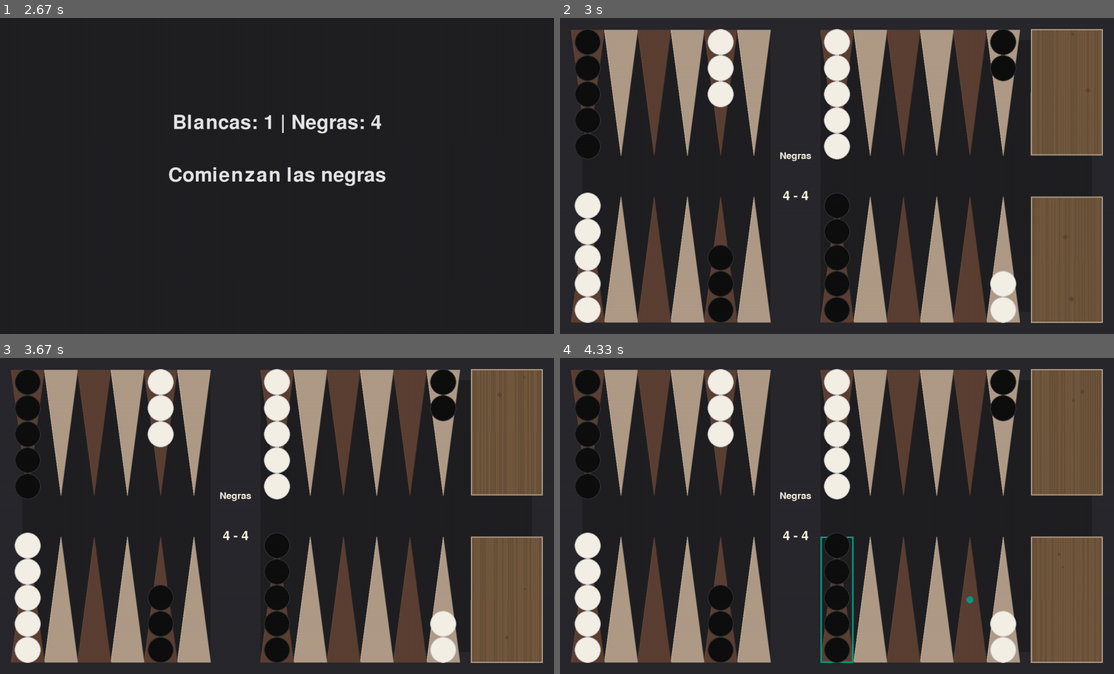
Above: before the commit, frames 1-4 (two rows, left to right).
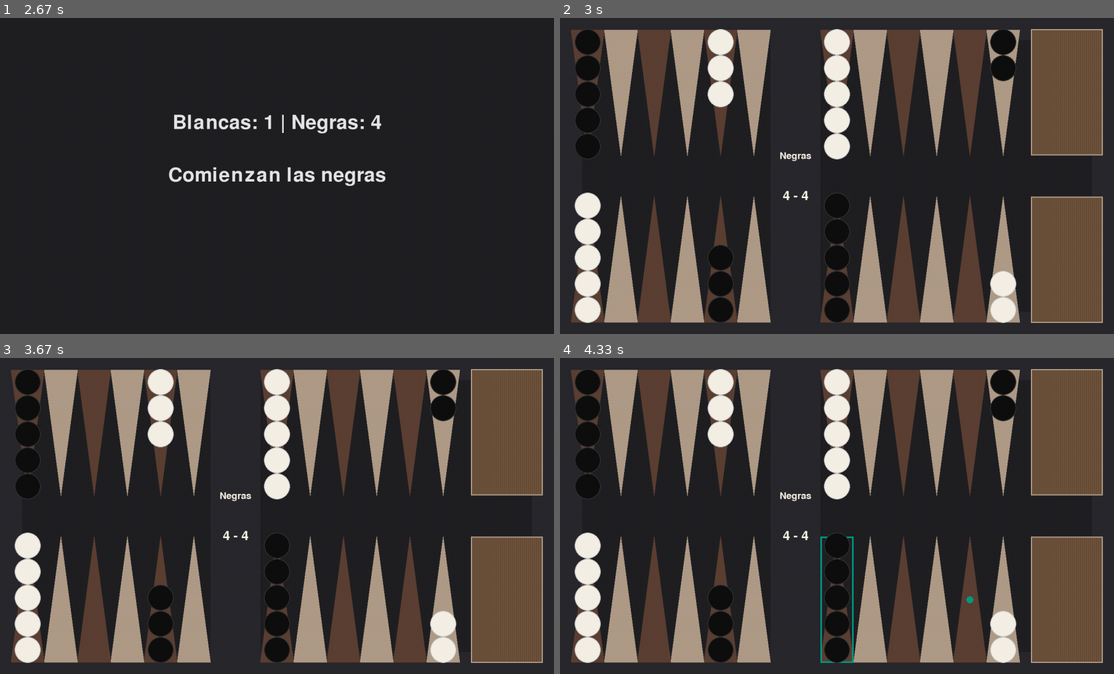
Above: after the commit, the same moments.

Repository: BarbozaFederico/rback
Game: pygame game, started from backgammon/pygame_ui/ui.py
Same seed, same stepped clock (60 frames per second), same inputs: the game is played once before the commit and once after it.
Inputs (mouse positions are in pixels of both pictures, inside the frame that each line leads up to):
- Up to frame 1 (2.67 s): click (277, 176) at 0.38 s
- Up to frame 2 (3 s): no input
- Up to frame 3 (3.67 s): click (421, 566) at 3.22 s
- Up to frame 4 (4.33 s): click (837, 598) at 4.05 s

Frame 1 is identical in both runs. In frame 2, 0.3% of the frame differs, in the area x 8-90%, y 3-97%; in frame 3, 0.3%, in the area x 8-97%, y 3-97%; in frame 4, 0.3%.

Commit message:
rollback

Diff:
--- a/backgammon/pygame_ui/ui.py
+++ b/backgammon/pygame_ui/ui.py
@@ -187,27 +187,6 @@
                 point_x_top, self.board_edge, self.point_width, self.point_height
             )
 
-    def _draw_3d_checker(self, surface, color, center, radius):
-        """Dibuja una ficha con efecto 3D, incluyendo sombra y brillo."""
-        shadow_color = (0, 0, 0, 100)
-        highlight_color = (255, 255, 255, 50)
-        darker_color = (int(color[0] * 0.8), int(color[1] * 0.8), int(color[2] * 0.8))
-
-        # Sombra arrojada
-        shadow_offset = int(radius * 0.1)
-        pygame.draw.circle(surface, shadow_color, (center[0] + shadow_offset, center[1] + shadow_offset), radius)
-
-        # Cuerpo principal de la ficha
-        pygame.draw.circle(surface, darker_color, center, radius)
-
-        # Borde interior para dar profundidad
-        pygame.draw.circle(surface, color, center, int(radius * 0.9))
-
-        # Brillo sutil
-        highlight_surface = pygame.Surface((radius * 2, radius * 2), pygame.SRCALPHA)
-        pygame.draw.circle(highlight_surface, highlight_color, (radius, radius), radius, int(radius * 0.2))
-        surface.blit(highlight_surface, (center[0] - radius, center[1] - radius))
-
     def _draw_checkers(self):
         """Draws the checkers on the board based on the game state."""
         checker_colors = {"blancas": COLOR_PIEZA_BLANCA, "negras": COLOR_PIEZA_NEGRA}
@@ -392,84 +371,74 @@
         """
         Draws the static elements of the backgammon board using pre-calculated rects.
         """
-        # --- 1. Draw Textured Background ---
+        # Dibuja el fondo de la mesa y el marco del tablero
         self.screen.fill(COLOR_FONDO_MESA)
-
-        # Create a surface for the wood grain texture for the main playing area
-        wood_texture = pygame.Surface((WIDTH, HEIGHT), pygame.SRCALPHA)
-        grain_color = (*COLOR_FONDO_TABLERO, 15) # Use a very subtle, semi-transparent dark grain
-
-        # Draw long, wavy vertical grains to simulate wood
-        for i in range(WIDTH // 15): # Fewer lines for a more subtle effect
-            if random.randint(0, 1) == 0: continue
-
-            x_start = random.randint(0, WIDTH)
-            y_current = 0
-            x_current = x_start
-
-            while y_current < HEIGHT:
-                x_wobble = random.randint(-1, 1) * 2
-                y_step = random.randint(20, 40)
-                x_next, y_next = x_current + x_wobble, y_current + y_step
-                pygame.draw.line(wood_texture, grain_color, (x_current, y_current), (x_next, y_next), 2)
-                x_current, y_current = x_next, y_next
-
-        self.screen.blit(wood_texture, (0, 0))
-
-        # --- 2. Draw Board Frame and Bar ---
         pygame.draw.rect(
             self.screen, COLOR_FONDO_TABLERO, (0, 0, WIDTH, HEIGHT), self.board_edge * 2
         )
+
+        # Dibuja la barra central
         bar_x = self.board_edge + 6 * self.point_width
         pygame.draw.rect(
             self.screen, COLOR_FONDO_TABLERO, (bar_x, 0, self.bar_width, HEIGHT)
         )
 
-        # --- 3. Draw Textured Bear-Off Areas ---
+        # Dibuja las áreas de bear-off
         for color, rect in self.bear_off_rects.items():
             pygame.draw.rect(self.screen, COLOR_BEAR_OFF_BAR, rect)
-
-            # Enhanced wood texture for bear-off area
-            darker_wood = (int(COLOR_BEAR_OFF_BAR[0] * 0.85), int(COLOR_BEAR_OFF_BAR[1] * 0.85), int(COLOR_BEAR_OFF_BAR[2] * 0.85))
-            lighter_wood = (min(255, int(COLOR_BEAR_OFF_BAR[0] * 1.15)), min(255, int(COLOR_BEAR_OFF_BAR[1] * 1.15)), min(255, int(COLOR_BEAR_OFF_BAR[2] * 1.15)))
-
-            for i in range(0, rect.width, random.randint(4, 8)):
-                line_color = random.choice([darker_wood, lighter_wood])
-                start_x, end_x = rect.left + i, rect.left + i + random.randint(-1, 1)
-                pygame.draw.line(self.screen, line_color, (start_x, rect.top), (end_x, rect.bottom), 1)
-
-            for _ in range(2): # Add a couple of "knots"
-                 knot_x, knot_y = rect.left + random.randint(10, rect.width - 10), rect.top + random.randint(10, rect.height - 10)
-                 knot_radius = random.randint(3, 6)
-                 pygame.draw.circle(self.screen, darker_wood, (knot_x, knot_y), knot_radius)
-
+            # Simular textura de madera o fieltro con líneas
+            for i in range(0, rect.width, 5):
+                line_color = (
+                    *COLOR_TRIANGULO_OSCURO,
+                    50,
+                )  # Añadir canal alfa para transparencia
+                start_pos = (rect.left + i, rect.top)
+                end_pos = (rect.left + i, rect.bottom)
+                pygame.draw.line(self.screen, line_color, start_pos, end_pos, 1)
             pygame.draw.rect(
                 self.screen, COLOR_TRIANGULO_CLARO, rect, 3
-            )  # Frame for bear-off
-
-        # --- 4. Draw 3D Triangles ---
+            )  # Borde más grueso y claro
+
+        # Colores de los triángulos
         color1 = COLOR_TRIANGULO_CLARO
         color2 = COLOR_TRIANGULO_OSCURO
 
+        # Dibuja los triángulos
         for i, rect in enumerate(self.point_rects):
-            if rect is None: continue
-
-            if i >= 12: vis_i = i - 12
-            else: vis_i = 11 - i
-            point_color = color1 if vis_i % 2 != 0 else color2
-
-            darker_color = (int(point_color[0] * 0.8), int(point_color[1] * 0.8), int(point_color[2] * 0.8))
-            lighter_color = (min(255, int(point_color[0] * 1.2)), min(255, int(point_color[1] * 1.2)), min(255, int(point_color[2] * 1.2)))
-
+            if rect is None:
+                continue
+
+            # Determine color based on visual column
+            if i >= 12:
+                vis_i = i - 12
+            else:
+                vis_i = 11 - i
+            point_color = (
+                color1 if vis_i % 2 != 0 else color2
+            )  # Flipped this to match original look
+
+            # Draw triangle
             triangle_margin = 2
-            if i >= 12:  # Top row
-                points = [(rect.left, rect.top + triangle_margin), (rect.right, rect.top + triangle_margin), rect.midbottom]
-            else:  # Bottom row
-                points = [(rect.left, rect.bottom - triangle_margin), (rect.right, rect.bottom - triangle_margin), rect.midtop]
-
-            pygame.draw.polygon(self.screen, point_color, points)
-            pygame.draw.aaline(self.screen, lighter_color, points[0], points[2])
-            pygame.draw.aaline(self.screen, darker_color, points[1], points[2])
+            if i >= 12:  # Top row points down
+                pygame.draw.polygon(
+                    self.screen,
+                    point_color,
+                    [
+                        (rect.left, rect.top + triangle_margin),
+                        (rect.right, rect.top + triangle_margin),
+                        rect.midbottom,
+                    ],
+                )
+            else:  # Bottom row points up
+                pygame.draw.polygon(
+                    self.screen,
+                    point_color,
+                    [
+                        (rect.left, rect.bottom - triangle_margin),
+                        (rect.right, rect.bottom - triangle_margin),
+                        rect.midtop,
+                    ],
+                )
 
     def _get_point_from_pos(self, pos):
         """Converts mouse coordinates to a board point index (0-23)."""
